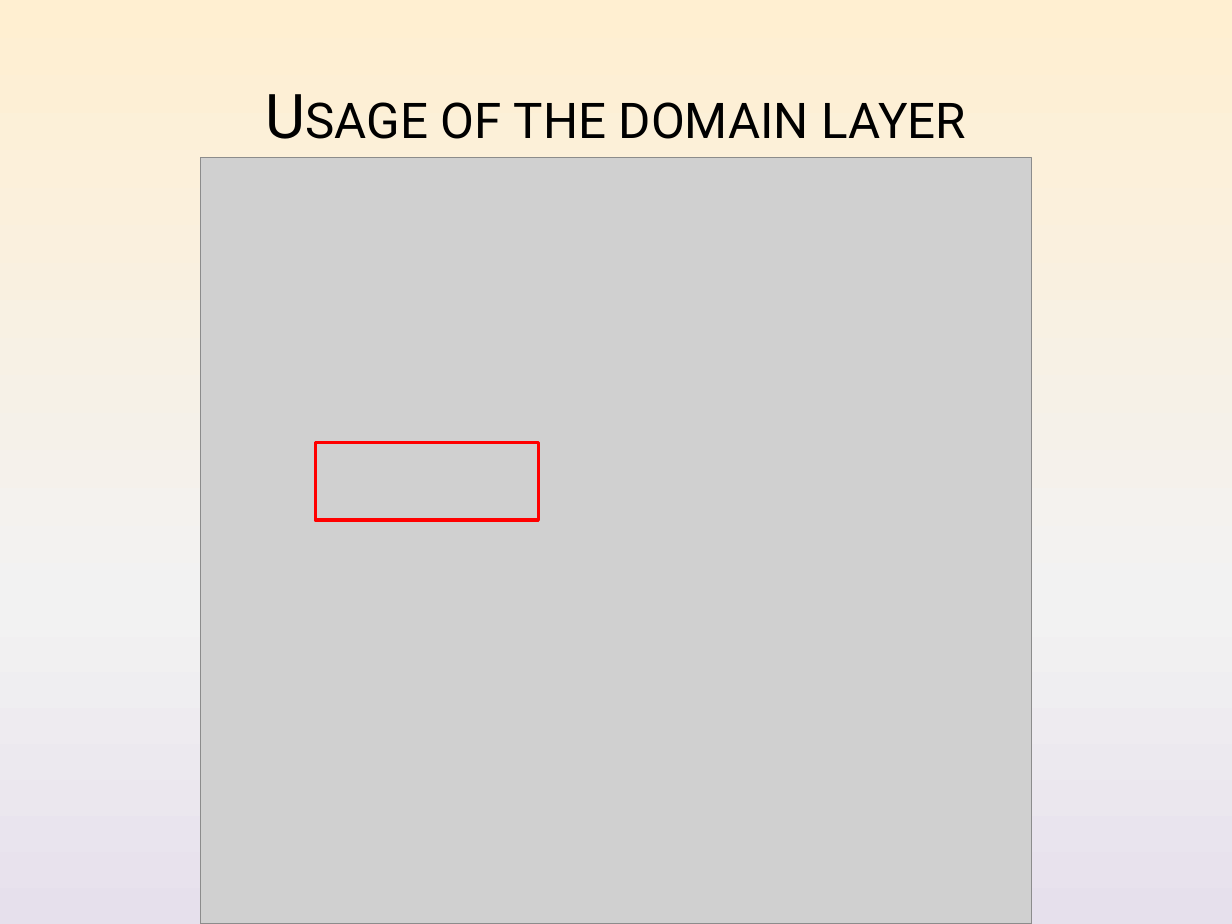
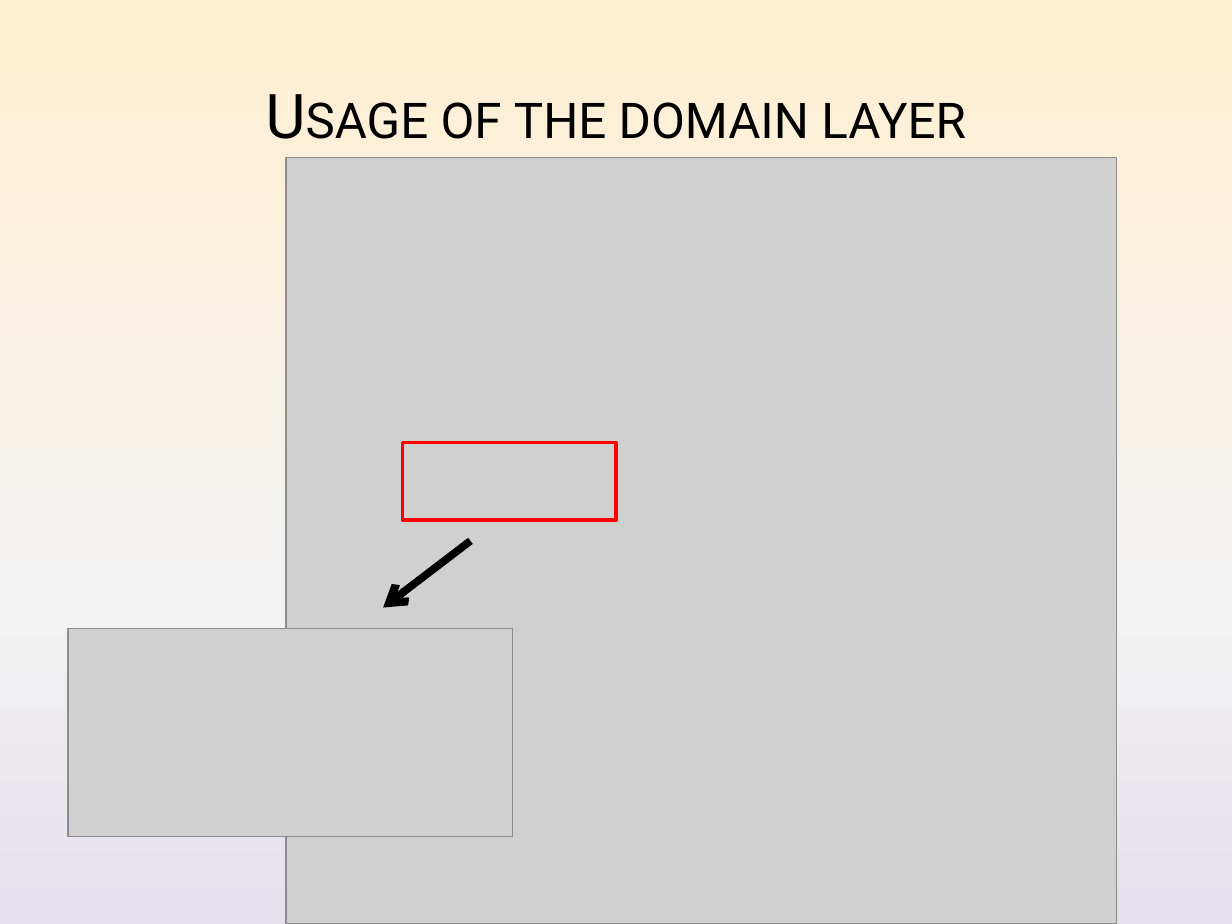
Before and after one commit to Nickelium/Software-Development, a slide deck: slide 8 of Presentaties/Iteratie 2/SWOP Presentatie 2 Inhoud.pptx (slide 9 before the commit). Drawn at 1232x924 pixels with LibreOffice and Linux fonts; fonts in the diff are those of the drawing; grey boxes stand for pictures. Boxes give left, top, right and bottom in pixels: in the first picture for what was removed or moved away, otherwise in the second. Text is boxed around its words. In the diff, an @@ line names an element or a change of style, - is before the commit and + after.

```diff
--- a/Presentaties/Iteratie 2/SWOP Presentatie 2 Inhoud.pptx
+++ b/Presentaties/Iteratie 2/SWOP Presentatie 2 Inhoud.pptx
@@ picture: place and size @@
-picture at <box>201,158,1031,924</box>
+picture at <box>286,158,1116,924</box>
@@ rectangle: place and size @@
-rectangle at <box>315,442,538,520</box>
+rectangle at <box>403,442,616,520</box>
@@ arrow added from (471, 541) to (383, 607), #000000 4.5 pt @@
@@ picture added at <box>68,628,513,837</box> @@
```
Also in this commit, not shown: 11 other slides changed, 1 slide added, 2 slides removed, 1 other file.
